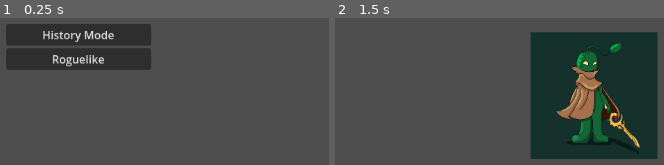
Above: before the commit, frames 1-2 (left to right).
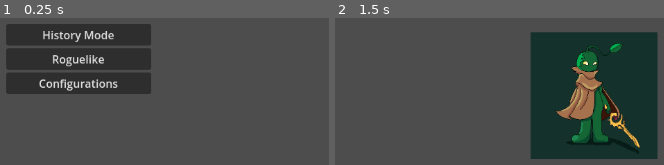
Above: after the commit, the same moments.

Repository: DevGreem/rogue-killer
Game: Godot game, scene res://Sources/Scenes/MainMenu/MainMenu.tscn
Same seed, same stepped clock (60 frames per second), same inputs: the game is played once before the commit and once after it.
Inputs:
- Up to frame 1 (0.25 s): no input
- Up to frame 2 (1.5 s): click "History Mode" at 0.5 s; tap Enter at 1.25 s; hold Right from 1.28 s (still down); tap B at 1.35 s

The runs differ from the first frame. In frame 1, 6.0% of the frame differs, in the area x 1-46%, y 37-52%; in frame 2, nothing differs.

Commit message:
feat: Added JsonManager and FileManager

Diff:
--- a/Configs/preferences.json
+++ b/Configs/preferences.json
@@ -0,0 +1,8 @@
+{
+	"controls": {
+		"up": 87,
+		"down": 83,
+		"left": 65,
+		"right": 68
+	}
+}
--- a/Sources/Interfaces/preferences.gd
+++ /dev/null
@@ -1,11 +0,0 @@
-extends Node
-
-
-# Called when the node enters the scene tree for the first time.
-func _ready() -> void:
-	pass # Replace with function body.
-
-
-# Called every frame. 'delta' is the elapsed time since the previous frame.
-func _process(delta: float) -> void:
-	pass
--- /dev/null
+++ b/Sources/Scenes/ConfigMenu/ConfigMenu.tscn
@@ -0,0 +1,9 @@
+[gd_scene format=3 uid="uid://6nytt0s0obrs"]
+
+[node name="Control" type="Control"]
+layout_mode = 3
+anchors_preset = 15
+anchor_right = 1.0
+anchor_bottom = 1.0
+grow_horizontal = 2
+grow_vertical = 2
--- a/Sources/Scenes/MainMenu/MainMenu.tscn
+++ b/Sources/Scenes/MainMenu/MainMenu.tscn
@@ -1,6 +1,8 @@
-[gd_scene load_steps=2 format=3 uid="uid://dos0sq7hto74h"]
+[gd_scene load_steps=4 format=3 uid="uid://dos0sq7hto74h"]
 
 [ext_resource type="Script" uid="uid://cnax0p2q8g64o" path="res://Sources/Scenes/MainMenu/start_history_mode.gd" id="1_g2vr8"]
+[ext_resource type="Script" uid="uid://bxqp3erygxvbt" path="res://Sources/Scenes/MainMenu/test.gd" id="2_eei37"]
+[ext_resource type="Script" uid="uid://ck0y8limpey3h" path="res://Sources/Scenes/MainMenu/open_configurations.gd" id="3_nfmso"]
 
 [node name="Control" type="Control"]
 layout_mode = 3
@@ -25,3 +27,9 @@
 [node name="Button2" type="Button" parent="VBoxContainer"]
 layout_mode = 2
 text = "Roguelike"
+script = ExtResource("2_eei37")
+
+[node name="Button3" type="Button" parent="VBoxContainer"]
+layout_mode = 2
+text = "Configurations"
+script = ExtResource("3_nfmso")
--- /dev/null
+++ b/Sources/Scenes/MainMenu/open_configurations.gd
@@ -0,0 +1,12 @@
+extends Button
+
+
+# Called when the node enters the scene tree for the first time.
+func _ready() -> void:
+
+	pressed.connect(func(): print(__load_configs()))
+
+
+func __load_configs():
+
+	JsonManager.load_json("res://Configs/preferences.json")
--- /dev/null
+++ b/Sources/Scenes/MainMenu/test.gd
@@ -0,0 +1,7 @@
+extends Button
+
+
+# Called when the node enters the scene tree for the first time.
+func _ready() -> void:
+
+	pressed.connect(func(): JsonManager.write_json_file("res://Configs/preferences.json", {"Testeo": KEY_B}))
--- a/Sources/Scenes/TestScene.tscn
+++ b/Sources/Scenes/TestScene.tscn
@@ -1,6 +1,6 @@
 [gd_scene load_steps=2 format=3 uid="uid://cbk8o5batsqd3"]
 
-[ext_resource type="Texture2D" uid="uid://o4tudvtudvh4" path="res://Sources/Textures/Tests/Greem3-1p.png" id="1_hi3jm"]
+[ext_resource type="Texture2D" uid="uid://o4tudvtudvh4" path="res://Assets/Tests/Greem3-1p.png" id="1_hi3jm"]
 
 [node name="TestScene" type="Node2D"]
 
--- /dev/null
+++ b/Sources/Scripts/Autoload/file_manager.gd
@@ -0,0 +1,25 @@
+extends Node
+
+## Guarda un texto en un archivo (Elimina todo lo que estaba antes en un archivo)
+func save_in_file(path: String, content: String) -> void:
+	var file = FileAccess.open(path, FileAccess.WRITE)
+
+	file.store_string(content)
+	file.close()
+
+## Lee todo lo que hay en un archivo y devuelve su contenido
+func load_file(path: String) -> String:
+
+	var file: FileAccess = FileAccess.open(path, FileAccess.READ)
+
+	var content := file.get_as_text()
+	file.close()
+
+	return content
+
+## Añade un texto a un archivo sin eliminar el que estaba anteriormente.
+func append_in_file(path: String, content: String) -> void:
+
+	var file_content := load_file(path)
+
+	save_in_file(path, file_content + content)
--- a/Sources/Scripts/Autoload/json_manager.gd
+++ b/Sources/Scripts/Autoload/json_manager.gd
@@ -20,21 +20,8 @@
 ## Lee un archivo json y lo devuelve como diccionario
 func load_json(path: String) -> Dictionary[String, Variant]:
 
-	# Abre el archivo JSON
-	var file: FileAccess = FileAccess.open(path, FileAccess.READ)
-
-	# Si no existe, muestra un error y devuelve un diccionario vacio
-	if !file:
-		push_error(
-			"Error opening file:\n\n",
-			FileAccess.get_open_error() # Consigue el error que ocurrio
-		)
-		return {}
-
-	# Consigue el contenido del archivo en texto
-	var content: String = file.get_as_text()
-	# Cierra el archivo para que no consuma mas recursos
-	file.close()
+	# Lee el archivo JSON
+	var content: String = FileManager.load_file(path)
 
 	# Crea una instancia de la clase JSON
 	var json: JSON = JSON.new()
@@ -77,3 +64,7 @@
 		return null
 
 	return obj
+
+func write_json_file(path: String, json: Dictionary) -> void:
+
+	FileManager.save_in_file(path, JSON.stringify(json))
--- /dev/null
+++ b/Sources/Scripts/Autoload/player_movement.gd
@@ -0,0 +1,9 @@
+extends Node
+
+var axis: Vector2
+
+func get_axis() -> Vector2:
+
+	axis.x = int(0)
+
+	return Vector2(0, 0)
--- /dev/null
+++ b/Sources/Scripts/Autoload/preferences.gd
@@ -0,0 +1,3 @@
+extends Node
+
+var controls: String
--- /dev/null
+++ b/Sources/Scripts/Autoload/scenes_manager.gd
@@ -0,0 +1,12 @@
+extends Node
+
+## Cambia a otra escena
+func set_scene(scene_name: String):
+
+	get_tree().change_scene_to_file(
+		"res://Sources/Scenes/{name}/{name}.tscn".format(
+			{
+				"name": scene_name
+			}
+		)
+	)
--- a/project.godot
+++ b/project.godot
@@ -17,7 +17,11 @@
 
 [autoload]
 
+FileManager="*res://Sources/Scripts/Autoload/file_manager.gd"
 JsonManager="*res://Sources/Scripts/Autoload/json_manager.gd"
+ScenesManager="*res://Sources/Scripts/Autoload/scenes_manager.gd"
+Preferences="*res://Sources/Scripts/Autoload/preferences.gd"
+PlayerMovement="*res://Sources/Scripts/Autoload/player_movement.gd"
 
 [display]
 
Renamed: Sources/Textures/Tests/Greem3-1p.png -> Assets/Tests/Greem3-1p.png
Not shown, changed: Assets/Tests/Greem3-1p.png.import
Not shown, removed: Sources/Interfaces/preferences.gd.uid
Not shown, added: Sources/Scenes/MainMenu/open_configurations.gd.uid
Not shown, added: Sources/Scenes/MainMenu/test.gd.uid
Not shown, added: Sources/Scripts/Autoload/file_manager.gd.uid
Not shown, added: Sources/Scripts/Autoload/player_movement.gd.uid
Not shown, added: Sources/Scripts/Autoload/preferences.gd.uid
Not shown, added: Sources/Scripts/Autoload/scenes_manager.gd.uid
